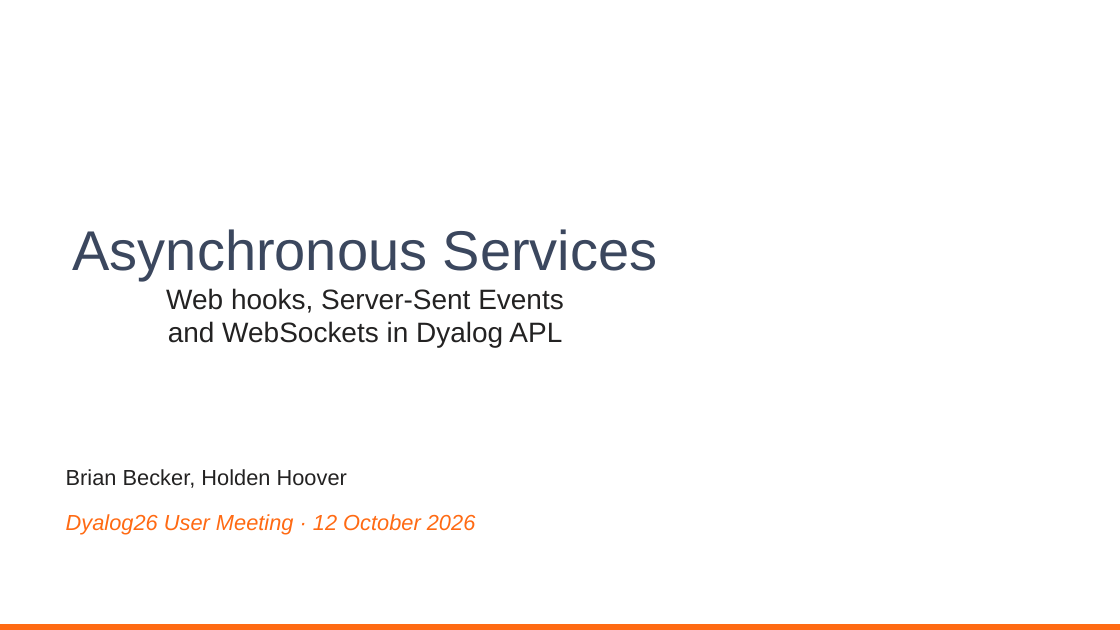
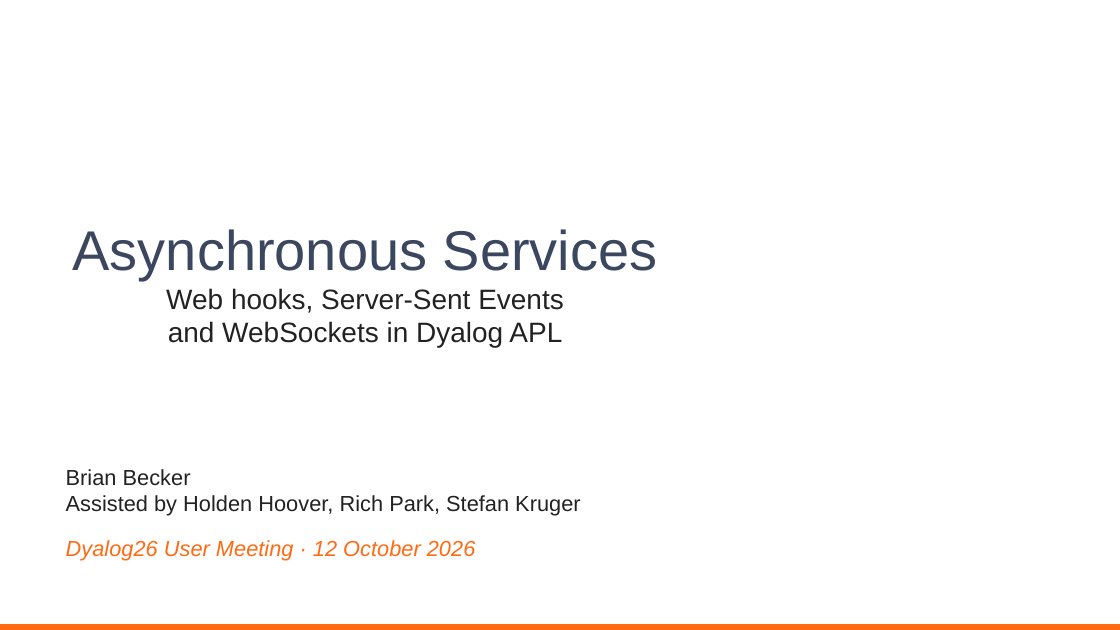
Before and after one commit to dyalog-training/2026-MP2, a slide deck: slide 1 of Presentation/AsynchronousServices.pptx. Drawn at 1120x630 pixels with LibreOffice and Linux fonts; fonts in the diff are those of the drawing; background and template pictures are left out. Boxes give left, top, right and bottom in pixels: in the first picture for what was removed or moved away, otherwise in the second. Text is boxed around its words. In the diff, an @@ line names an element or a change of style, - is before the commit and + after.

```diff
--- a/Presentation/AsynchronousServices.pptx
+++ b/Presentation/AsynchronousServices.pptx
@@ text at box(66, 469, 580, 516): text changed @@
-Brian Becker, Holden Hoover
+Brian Becker
+Assisted by Holden Hoover, Rich Park, Stefan Kruger
```
Also in this commit, not shown: 1 slide removed, 5 other files.
